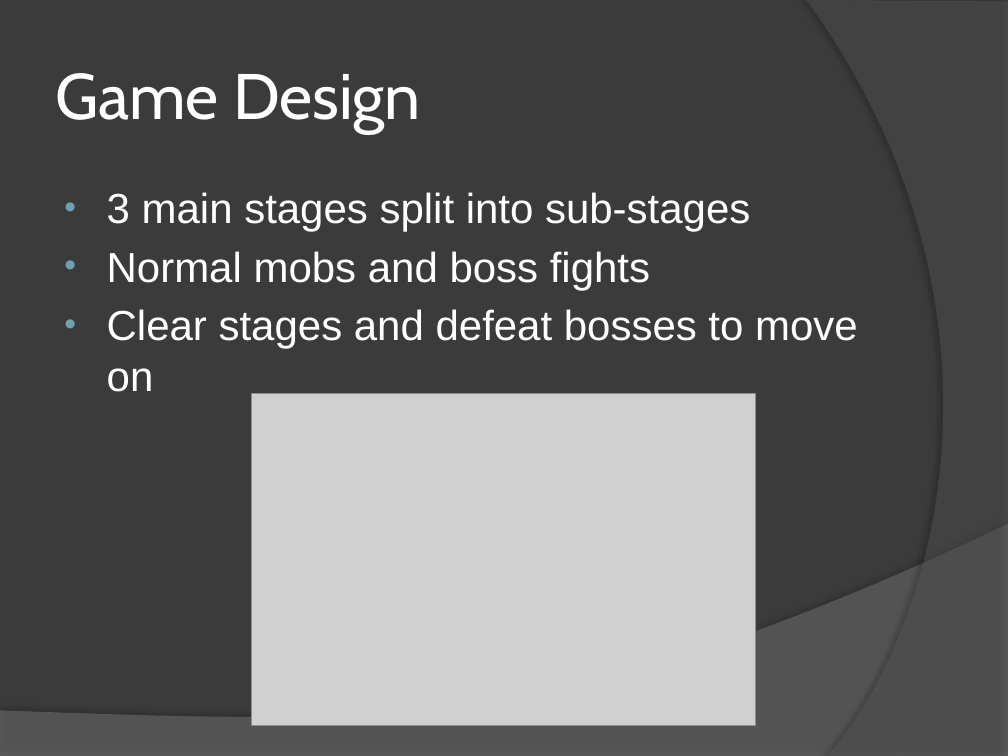
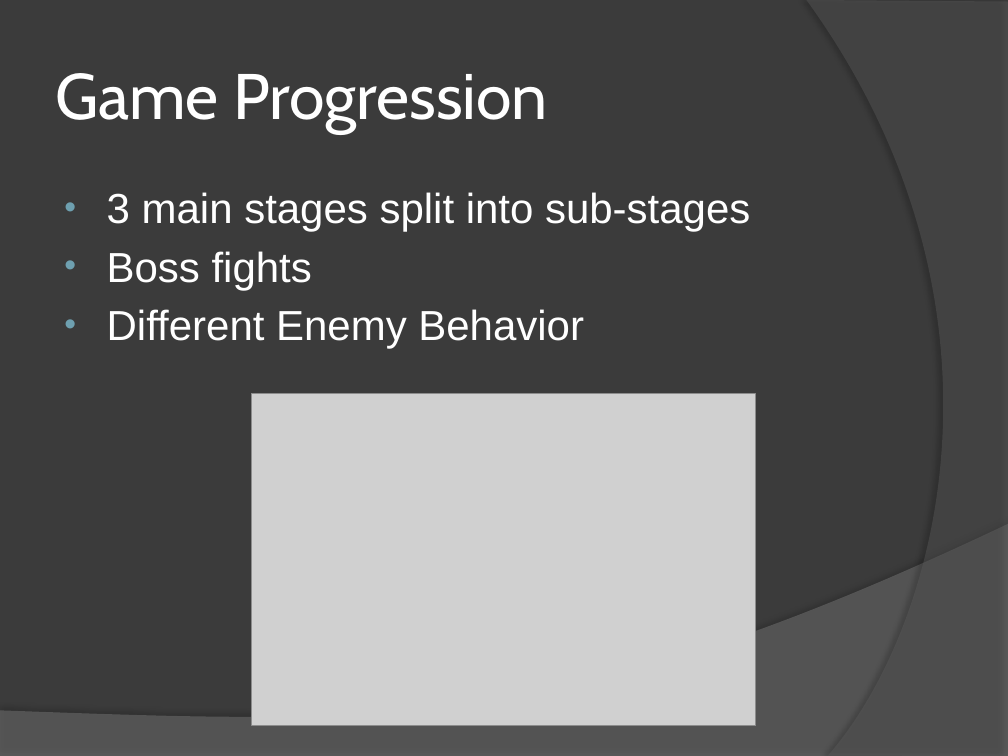
Before and after one commit to everescent/drqst, a slide deck: slide 5 of Pre-Production/D-Sync.pptx. Drawn at 1008x756 pixels with LibreOffice and Linux fonts; fonts in the diff are those of the drawing; grey boxes stand for pictures. Boxes give left, top, right and bottom in pixels: in the first picture for what was removed or moved away, otherwise in the second. Text is boxed around its words. In the diff, an @@ line names an element or a change of style, - is before the commit and + after.

Commit message:
Update PPT

```diff
--- a/Pre-Production/D-Sync.pptx
+++ b/Pre-Production/D-Sync.pptx
@@ title at (x1=55, y1=73, x2=548, y2=133): text changed @@
-Game Design
+Game Progression
@@ text at (x1=107, y1=251, x2=584, y2=349): text changed @@
-• Normal mobs and boss fights
-• Clear stages and defeat bosses to move on
+• Boss fights
+• Different Enemy Behavior
```
Also in this commit, not shown: 5 other slides changed, 1 slide added, 2 slides removed.
